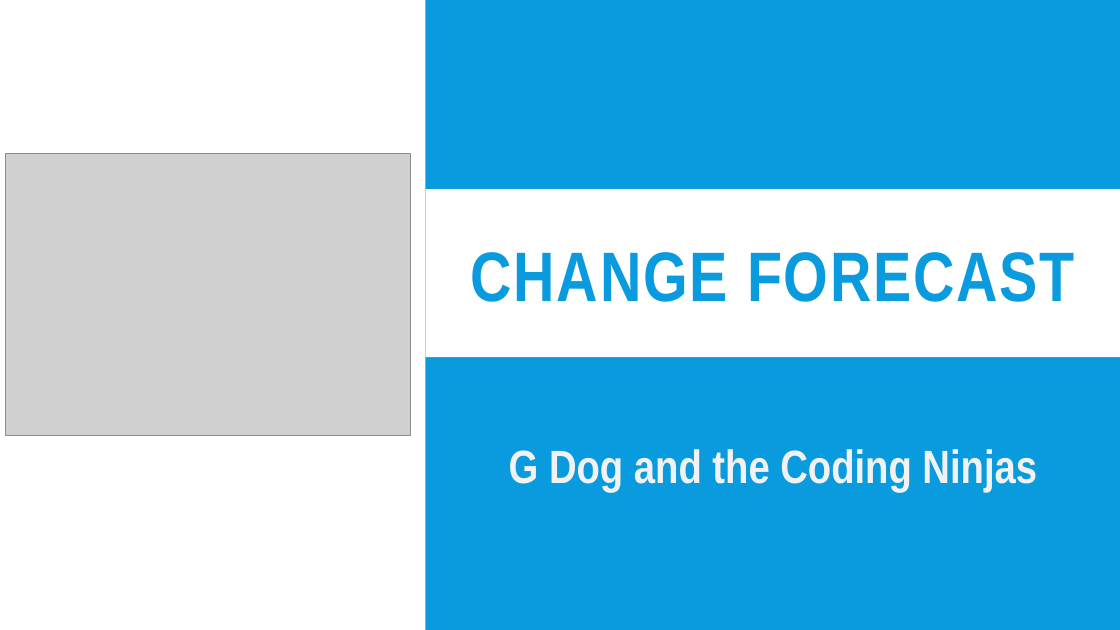
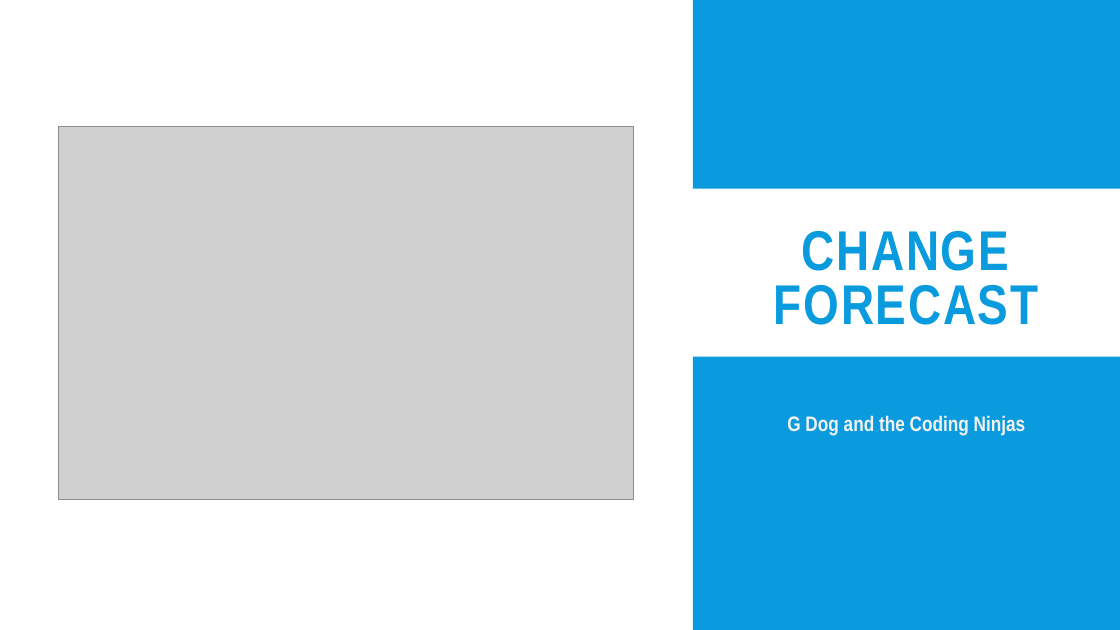
Before and after one commit to gehanstedt/change-forecast, a slide deck: slide 1 of Presentation/Draft Change Forecast Presentation.pptx. Drawn at 1120x630 pixels with LibreOffice and Linux fonts; fonts in the diff are those of the drawing; grey boxes stand for pictures. Boxes give left, top, right and bottom in pixels: in the first picture for what was removed or moved away, otherwise in the second. Text is boxed around its words. In the diff, an @@ line names an element or a change of style, - is before the commit and + after.

```diff
--- a/Presentation/Draft Change Forecast Presentation.pptx
+++ b/Presentation/Draft Change Forecast Presentation.pptx
@@ rectangle resized from (x1=0, y1=0, x2=425, y2=630) to (x1=0, y1=0, x2=693, y2=630) @@
@@ rectangle resized from (x1=425, y1=0, x2=1120, y2=630) to (x1=693, y1=0, x2=1120, y2=630) @@
@@ picture resized from (x1=6, y1=154, x2=410, y2=436) to (x1=58, y1=127, x2=634, y2=500) @@
@@ rectangle resized from (x1=425, y1=189, x2=1120, y2=357) to (x1=692, y1=189, x2=1120, y2=357) @@
@@ title "CHANGE FORECAST" moved from (x1=471, y1=252, x2=1074, y2=302) to (x1=774, y1=231, x2=1038, y2=325) @@
@@ title "CHANGE FORECAST" at (x1=774, y1=231, x2=1038, y2=325): size 60 to 48 pt @@
@@ subtitle "G Dog and the Coding ..." moved from (x1=509, y1=449, x2=1037, y2=493) to (x1=787, y1=415, x2=1026, y2=436) @@
@@ subtitle "G Dog and the Coding ..." at (x1=787, y1=415, x2=1026, y2=436): size 40 to 18 pt @@
```
Also in this commit, not shown: 7 other slides changed.
